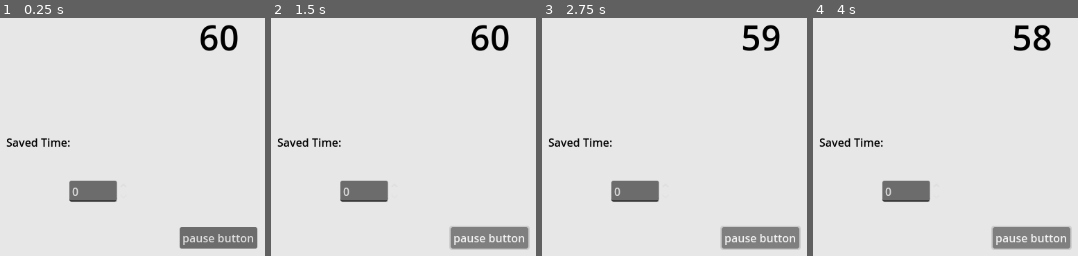
Above: before the commit, frames 1-4 (left to right).
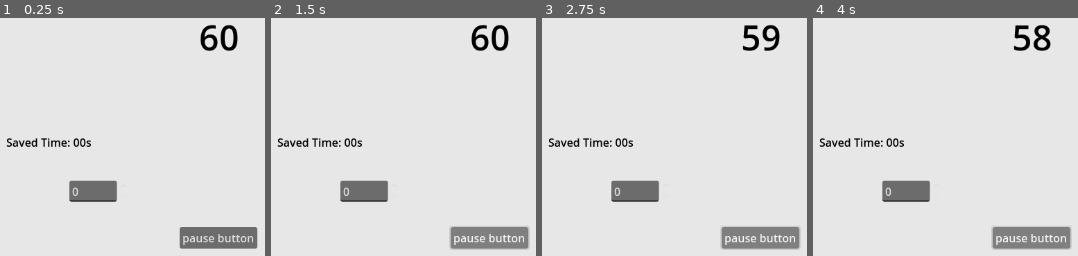
Above: after the commit, the same moments.

Repository: callumrann/study-app
Game: Godot game, scene res://scenes/main.tscn
Same seed, same stepped clock (60 frames per second), same inputs: the game is played once before the commit and once after it.
Inputs:
- Up to frame 1 (0.25 s): no input
- Up to frame 2 (1.5 s): tap Enter at 0.5 s; click "pause button" at 1.25 s
- Up to frame 3 (2.75 s): no input
- Up to frame 4 (4 s): no input

The runs differ from the first frame. In frame 1, 0.2% of the frame differs, in the area x 27-35%, y 50-55%; in frame 2, 0.2%; in frame 3, 0.2%; in frame 4, 0.2%.

Commit message:
feat: add total time studied formatting

Diff:
--- a/scripts/clock.gd
+++ b/scripts/clock.gd
@@ -16,6 +16,7 @@
 func _ready() -> void:
 	_load_study_time()
 	_update_timer_text()
+	saved_label.text = "Saved Time: " + _format_seconds_to_dhms(total_study_time)
 
 func _on_timer_timeout() -> void:
 	if time_left > 0:
@@ -58,13 +59,27 @@
 		return
 
 	total_study_time = config.get_value("Stats", "total_study_time_seconds")
-	saved_label.text = "Saved Time: " + str(total_study_time)
 
 func _notification(what: int) -> void:
-
 	if what == NOTIFICATION_WM_CLOSE_REQUEST:
 		_save_study_time()
 		get_tree().quit()
 
+func _format_seconds_to_dhms(seconds: int):
+	var days: int = seconds / 86400
+	var hours: int = (seconds % 86400) / 3600
+	var minutes: int = (seconds % 3600) / 60
+	seconds = seconds % 60
+
+	 # need 02 formatting? consider what ui will look like
+	if days > 0:
+		return "%dd %02dh %02dm %02ds" % [days, hours, minutes, seconds]
+	elif hours > 0:
+		return "%02dh %02dm %02ds" % [hours, minutes, seconds]
+	elif minutes > 0:
+		return "%02dm %02ds" % [minutes, seconds]
+	else:
+		return "%02ds" % [seconds]
+
 # think about making it button to enter, smth with apply() ?
 # add debug mode?
